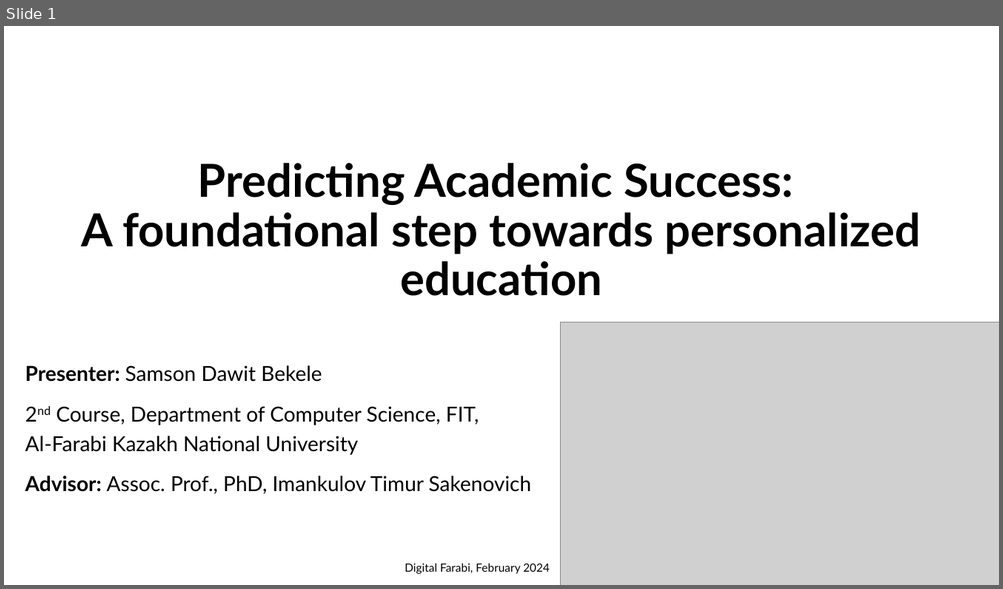
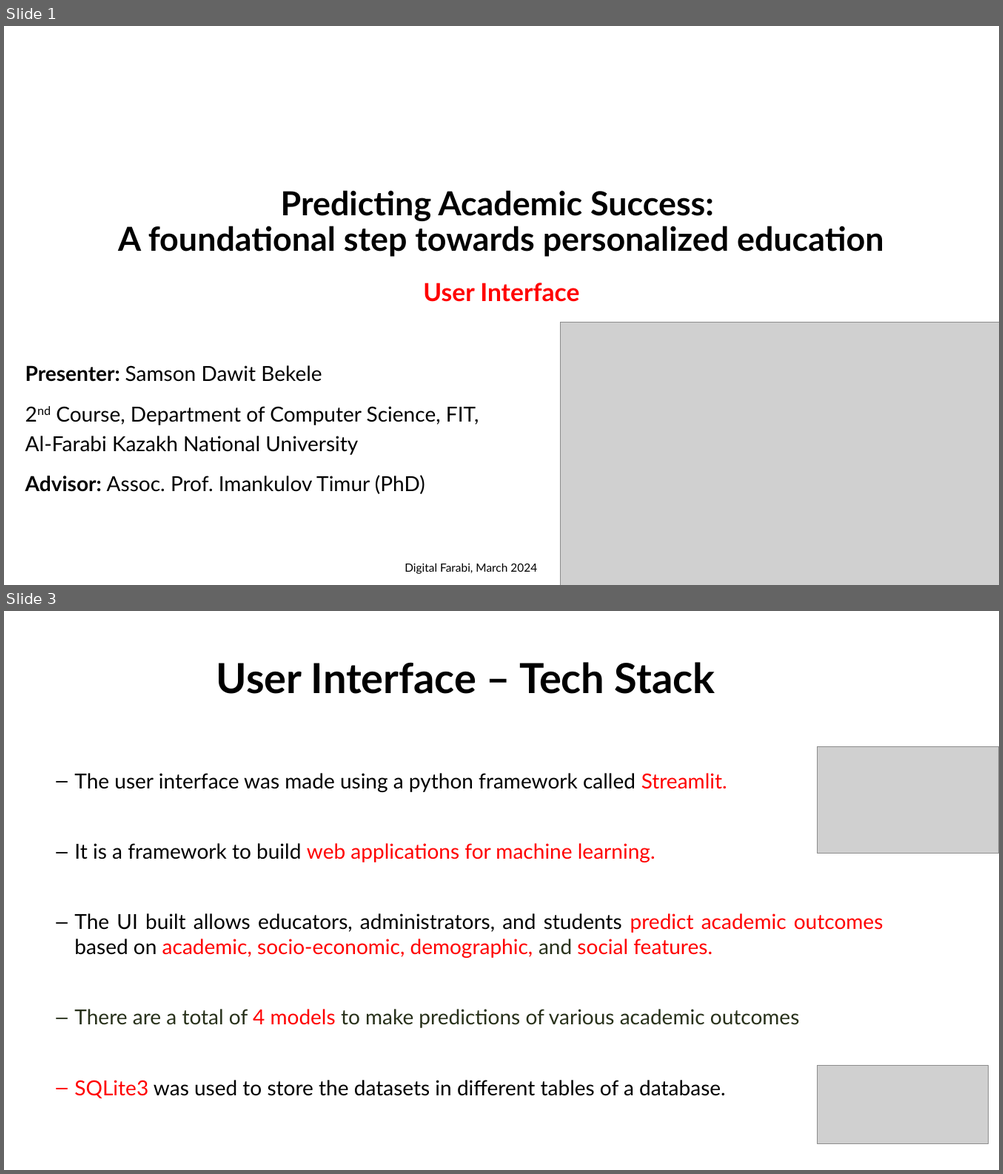
Before and after one commit to samsondawit/student-success, a slide deck: GUI/UI presentation.pptx. Shown one above the other, each under a label of ours: slide 1 before the commit, slides 1 and 3 after it; the slides between them are not shown. The pictures are 1003x589 and 1003x1174 pixels, drawn with LibreOffice and Linux fonts; fonts in the diff are those of the drawing; grey boxes stand for pictures. Boxes give left, top, right and bottom in pixels: in the first picture for what was removed or moved away, otherwise in the second. Text is boxed around its words. In the diff, an @@ line names an element or a change of style, - is before the commit and + after.

```diff
--- a/GUI/UI presentation.pptx
+++ b/GUI/UI presentation.pptx
@@ slide 3 added at (4,611,999,1170), background #FFFFFF @@
@@ text added at (216,662,714,694), 40 pt, text #000000, bold @@
+User Interface – Tech Stack
@@ picture added at (817,747,999,854) @@
@@ text added at (74,773,883,1099), 20 pt, text #000000 @@
+– The user interface was made using a python framework called Streamlit.
+– It is a framework to build web applications for machine learning.
+– The UI built allows educators, administrators, and students predict academic outcomes based on academic, socio-economic, demographic, and social features.
+– There are a total of 4 models to make predictions of various academic outcomes
+– SQLite3 was used to store the datasets in different tables of a database.
@@ picture added at (817,1065,988,1144) @@
@@ slide 1 changed as well @@
@@ title "Predicting Academic Success: A foundational ...": place and size @@
-title "Predicting Academic Success: A foundational ..." at (81,163,921,296)
+title "Predicting Academic Success: A foundational ..." at (118,190,883,257)
@@ title "Predicting Academic Success: A foundational ..." at (118,190,883,257): size 44 to 32 pt @@
@@ text added at (423,283,579,302), 24 pt, text #FF0000, bold @@
+User Interface
@@ subtitle at (25,475,425,494): text changed @@
-Advisor: Assoc. Prof., PhD, Imankulov Timur Sakenovich
+Advisor: Assoc. Prof. Imankulov Timur (PhD)
@@ text at (404,563,537,574): text changed @@
-Digital Farabi, February 2024
+Digital Farabi, March 2024
```
Also in this commit, not shown: 2 other slides changed, 4 other slides added, 4 slides removed.
